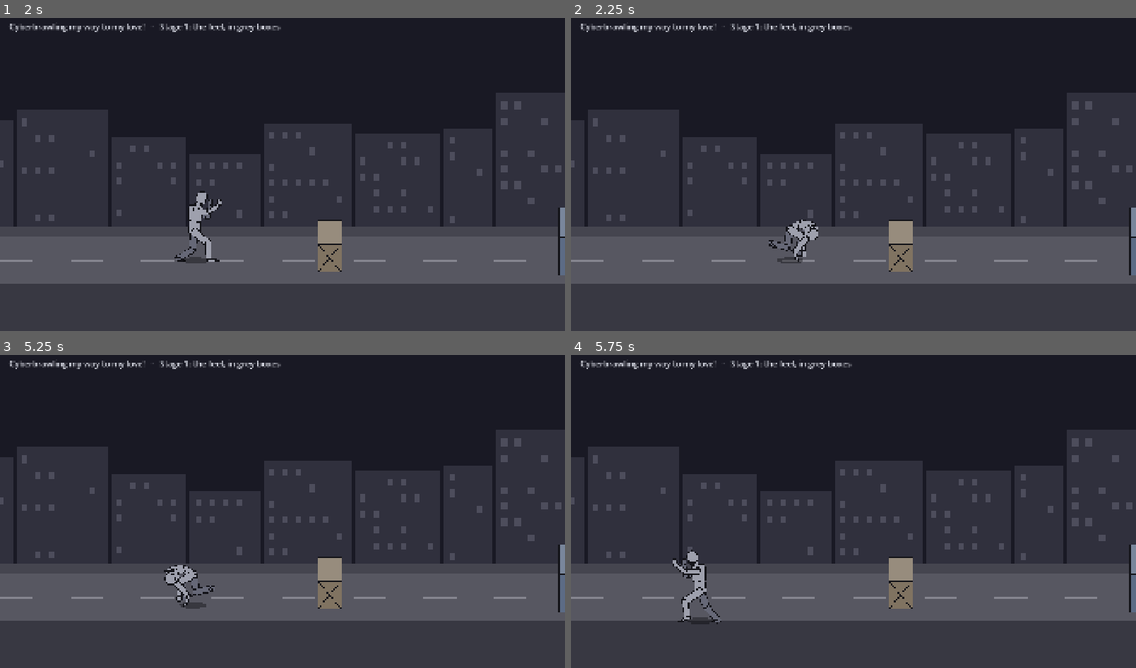
Above: before the commit, frames 1-4 (two rows, left to right).
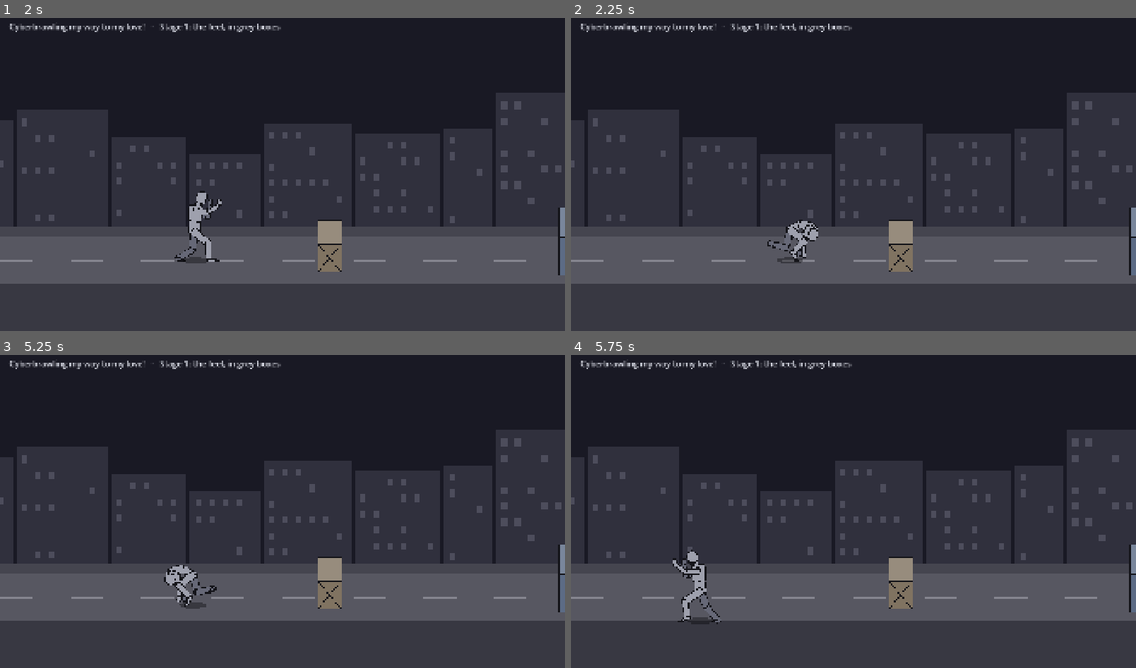
Above: after the commit, the same moments.

Repository: jetomev/cyberbrawling-my-way-to-my-love
Game: Godot game, scene res://scenes/main.tscn
Two runs of this game, one before a commit and one after it. Both use one fixed random seed, a clock stepped at 60 frames per second and the inputs below.
Inputs (mouse positions are in pixels of both pictures, inside the frame that each line leads up to):
- Up to frame 1 (2 s): tap Enter at 0.5 s; move the mouse to (406, 155) at 0.52 s; hold Right (move_right) 0.53-1.25 s; tap S (kick) at 0.6 s; click (406, 155) at 0.67 s; tap Space (jump) at 0.77 s; tap A (punch) at 0.8 s; drag from (169, 187) to (254, 237) at 1.27 s
- Up to frame 2 (2.25 s): move the mouse to (910, 102) at 2.02 s; hold Right (move_right) from 2.03 s (still down); tap C (roll) at 2.1 s
- Up to frame 3 (5.25 s): tap S (kick) at 2.3, 3.6 s; release Right (move_right) at 2.75 s; drag from (254, 574) to (113, 461) at 2.77 s; move the mouse to (452, 558) at 3.52 s; hold Left (move_left) 3.53-4.25 s; tap Space (jump) at 3.77 s; tap C (roll) at 3.8, 5.1 s; drag from (113, 461) to (197, 430) at 4.27 s; move the mouse to (310, 508) at 5.02 s; hold Down (move_down) from 5.03 s (still down); click (310, 508) at 5.17 s
- Up to frame 4 (5.75 s): keep holding Down (move_down); tap A (punch) at 5.3 s

Frame 1 is identical in both runs. In frame 2, 0.2% of the frame differs, in the area x 34-44%, y 64-78%; in frame 3, 0.2%, in the area x 29-39%, y 67-81%; in frame 4, nothing differs.

Commit message:
form: the roll is placed on the street by his drawn outline
Looking at the roll's shoulder close-up from 2f550a4: over the top he still sat about 3 to 17 px above the street
(measured on every corner of the drawn parts). The placement used the bones' centre lines plus a guessed back
thickness, but the drawing narrows the chest as he turns side-on, so the guess was off.

Now the roll keeps the lowest corner of his actual drawing on the street, sunk into the street line as far as a
standing foot's outline is (5 px); the tucked head's outline stays 12 px clear (its crown point still 20+ px, as
the testers asked on 98a076f). Upside down the thighs no longer fold below the back (legs -105, was -125).

Contact through the roll, frame by frame: feet, the guiding hand, four frames held a few px up by the head's
clearance, the upper back for eight frames, the lower back and hips, the feet. The test holds it.

Co-Authored-By: Claude Opus 5.5 <noreply@anthropic.com>

Diff:
--- a/game/scripts/present/hero_view.gd
+++ b/game/scripts/present/hero_view.gd
@@ -22,7 +22,8 @@
 const AIR := ["air_kick", "hammer_fist"]  # (a plain jump already lands smoothly: test_landing)
 const LANDING := ["land", "idle", "stand", "walk", "stroll", "run"]
 const LAND_BLEND_TICKS := 18
-const HEAD_CLEAR := 22.0  # rolling, the head stays this far above the street
+const HEAD_CLEAR := 12.0  # rolling, the head's drawn outline stays this far above the street
+const OUTLINE_SINK := 5.0  # a standing foot's outline sits this far into the street line; a roll's does the same
 var last_state := ""
 var last_pose := {}
 var blend_from := {}
@@ -285,22 +286,29 @@
 		var pos := Vector2(0.0, body_y) + hip - turn * hip
 		var lowest := -INF
 		contact = ""
+		# by the drawn outline itself, every corner of every part (the testers, 00:57 on 66ce4c6: the close-up showed him
+		# hovering; placed by the bones' centre lines, his back's thickness was only guessed). He rolls on his back and
+		# shoulders; the tucked head's outline stays HEAD_CLEAR above the street (the testers, 2026-11-02 22:33)
 		for name in bones:
-			var at := Transform2D.IDENTITY
-			var n: Node = bones[name]
-			while n != body:
-				at = (n as Node2D).transform * at
-				n = n.get_parent()
-			for end in [Vector2.ZERO, Vector2(Poses.BONES[name][3], 0.0)]:  # each part's joint and its far end (the head's top)
-				# he rolls on his back and shoulders; the tucked head stays HEAD_CLEAR above the street (the testers,
-				# 2026-11-02 22:33: it came too close)
-				var y: float = (pos + turn * (flip * (at * end))).y + (HEAD_CLEAR if name == "head" else 0.0)
-				# … and his back and shoulders touch with their surface, half their drawn thickness out from the bone (the
-				# testers, 00:57 on 66ce4c6: the close-up showed him hovering on the head's clearance, nothing touching)
-				if name in ["belly", "chest", "shoulder_f", "shoulder_b"]:
-					y += Poses.BONES[name][4] * 0.5 * absf(cos((turn * flip * at).get_rotation()))
-				if y > lowest:
-					lowest = y
-					contact = name
+			var part: Node = bones[name].get_node_or_null("Part")
+			if part == null:
+				continue
+			var shapes: Array = part.find_children("*", "Polygon2D", true, false)
+			if part is Polygon2D:
+				shapes.append(part)
+			for poly in shapes:
+				if not (poly as CanvasItem).visible:
+					continue
+				var at := Transform2D.IDENTITY
+				var n: Node = poly
+				while n != body:
+					at = (n as Node2D).transform * at
+					n = n.get_parent()
+				var whole := turn * flip * at
+				for q in (poly as Polygon2D).polygon:
+					var y: float = (pos + whole * q).y + (HEAD_CLEAR if name == "head" else -OUTLINE_SINK)
+					if y > lowest:
+						lowest = y
+						contact = name
 		body.rotation = turn.get_rotation()
 		body.position = pos - Vector2(0.0, lowest - body_y)
--- a/game/scripts/present/poses.gd
+++ b/game/scripts/present/poses.gd
@@ -253,7 +253,7 @@
 	# in a tight ball (knees to the chest), never over the head; come up facing the same way, back to guard
 	"roll": [["start", {}],
 		["roll_down", {"turn": 50.0, "hip_y": 40.0, "torso": 75.0, "head": 120.0, "cover_f": 0.0, "cover_b": 0.0, "arm_f_upper": -85.0, "arm_f_lower": -20.0, "arm_b_upper": -75.0, "arm_b_lower": -20.0, "tumble": 0.0}],
-		["roll_over", {"turn": 40.0, "torso": 115.0, "head": 120.0, "cover_f": 0.0, "cover_b": 0.0, "leg_f_upper": -125.0, "leg_f_lower": 140.0, "leg_b_upper": -115.0, "leg_b_lower": 140.0, "arm_f_upper": -110.0, "arm_f_lower": -20.0, "arm_b_upper": -40.0, "arm_b_lower": -110.0, "tumble": 180.0}],
+		["roll_over", {"turn": 40.0, "torso": 115.0, "head": 120.0, "cover_f": 0.0, "cover_b": 0.0, "leg_f_upper": -105.0, "leg_f_lower": 140.0, "leg_b_upper": -105.0, "leg_b_lower": 140.0, "arm_f_upper": -110.0, "arm_f_lower": -20.0, "arm_b_upper": -40.0, "arm_b_lower": -110.0, "tumble": 180.0}],
 		["roll_up", {"turn": 15.0, "hip_y": 28.0, "torso": 26.0, "head": 10.0, "cover_f": 0.0, "cover_b": 0.0, "arm_f_upper": -30.0, "arm_f_lower": -70.0, "arm_b_upper": -20.0, "arm_b_lower": -70.0, "tumble": 340.0}],
 		["end", {"tumble": 360.0}]],
 	"climb": [["start", {"cover_f": 0.0, "cover_b": 0.0, "open_f": 1.0, "open_b": 1.0, "hand_f": -30.0, "hand_b": -30.0, "arm_f_upper": -165.0, "arm_f_lower": 0.0, "arm_b_upper": -150.0, "arm_b_lower": 0.0,
--- a/game/tests/test_hero_view.gd
+++ b/game/tests/test_hero_view.gd
@@ -281,9 +281,10 @@
 
 func test_the_roll_goes_hand_then_back() -> void:
 	# the testers asked to see the shoulder carrying the roll (00:57 on 66ce4c6); the close-up showed him hovering on
-	# the head's clearance with nothing touching. Now the guiding hand touches first, then the back carries him, upper
-	# back to lower back (whose surface is the hips' too), and he comes up onto his feet. Between the hand and the back
-	# he still sits on the head's clearance for a few frames (68 ms): a known gap, held from growing
+	# the head's clearance with nothing touching. Now he is placed by his drawn outline: the guiding hand touches first,
+	# then the back carries him, upper back to lower back (whose surface is the hips' too), and he comes up onto his
+	# feet. Between the hand and the back the tucked head's clearance holds him a few px up for four frames (67 ms):
+	# held there
 	var t := Tuning.fresh()
 	var v = HeroView.new()
 	var order: Array[String] = []
@@ -304,7 +305,7 @@
 		if part != "" and (order.is_empty() or order[-1] != part):
 			order.append(part)
 	eq(order, ["hand", "back"] as Array[String], "the guiding hand, then the back")
-	check(back >= 6, "the back carries him for a tenth of a second or more (%d frames)" % back)
+	check(back >= 8, "the back carries him for more than a tenth of a second (%d frames)" % back)
 	check(on_head <= 4, "on the head's clearance for at most 4 frames (%d)" % on_head)
 	v.free()
 
